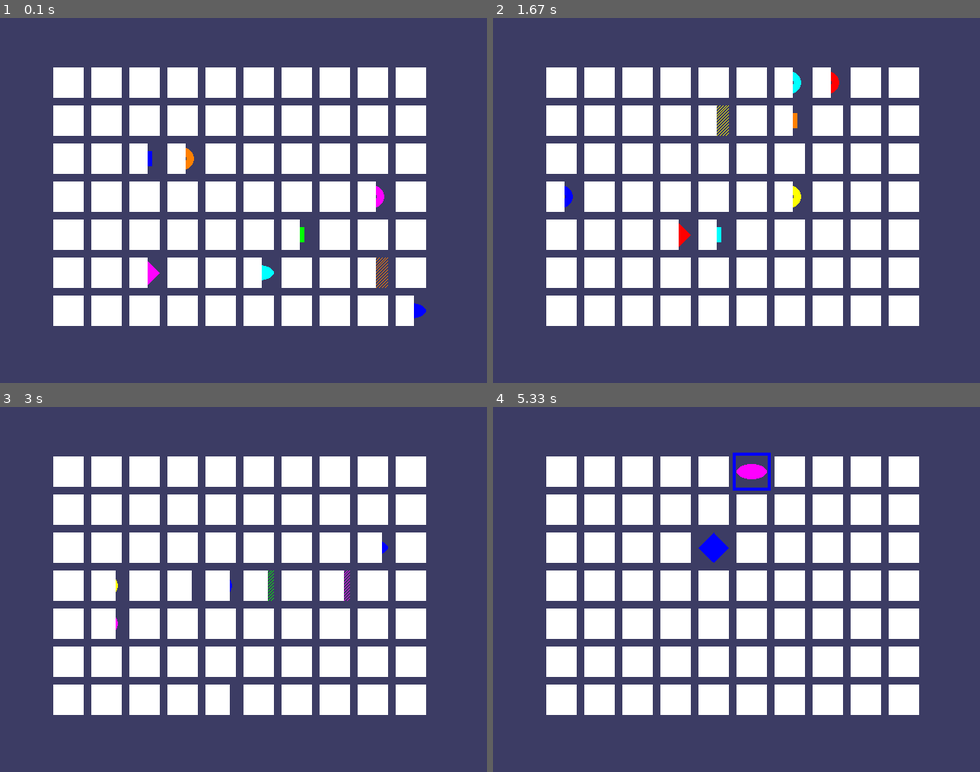
Above: before the commit, frames 1-4 (two rows, left to right).
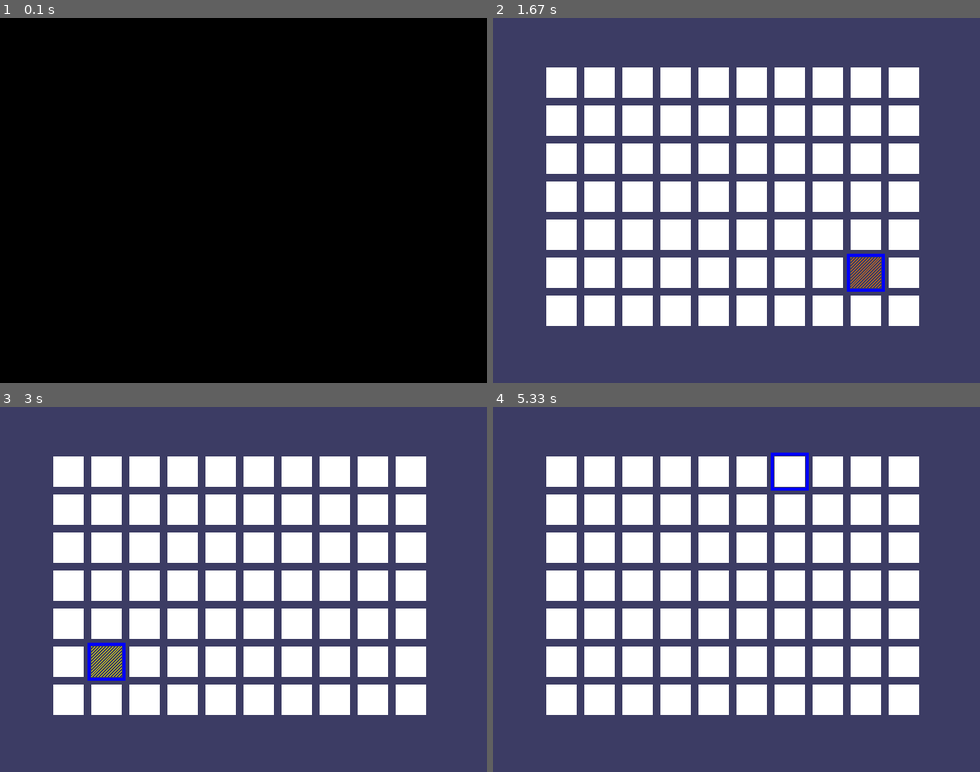
Above: after the commit, the same moments.

Repository: zootechdrum/python_pygame
Game: pygame game, started from memory.py
The game is run twice, just before and just after one commit, with the same random seed, the same clock (stepped at 60 frames per second) and the same inputs.
Inputs (mouse positions are in pixels of both pictures, inside the frame that each line leads up to):
- Up to frame 1 (0.1 s): no input
- Up to frame 2 (1.67 s): press the mouse at (751, 233) at 0.37 s; move the mouse to (668, 189) at 0.47 s; release the mouse at (585, 145) at 0.6 s; press the mouse at (712, 273) at 0.7 s; move the mouse to (643, 193) at 0.8 s; release the mouse at (570, 112) at 0.93 s; press the mouse at (678, 273) at 1.2 s; move the mouse to (770, 266) at 1.3 s; release the mouse at (863, 258) at 1.43 s
- Up to frame 3 (3 s): press the mouse at (68, 509) at 1.83 s; move the mouse to (102, 607) at 1.93 s; release the mouse at (136, 706) at 2.07 s; press the mouse at (185, 662) at 2.63 s; move the mouse to (146, 655) at 2.73 s; release the mouse at (107, 647) at 2.87 s
- Up to frame 4 (5.33 s): move the mouse to (678, 662) at 3.3 s; press the mouse at (678, 662) at 3.33 s; move the mouse to (692, 607) at 3.43 s; release the mouse at (707, 556) at 3.57 s; press the mouse at (678, 662) at 4.2 s; move the mouse to (721, 560) at 4.3 s; release the mouse at (765, 461) at 4.43 s; press the mouse at (678, 662) at 4.93 s; move the mouse to (726, 574) at 5.03 s; release the mouse at (780, 487) at 5.17 s

The runs differ from the first frame. In frame 1, 100% of the frame differs, in the area x 0-100%, y 0-100%; in frame 2, 2.4%; in frame 3, 1.6%; in frame 4, 1.5%.

Commit message:
board will only update on the third click

Diff:
--- a/memory.py
+++ b/memory.py
@@ -79,47 +79,49 @@
                 mousex, mousey = event.pos
                 mouseClicked = True
 
-        boxx, boxy = getBoxAtPixel(mousex, mousey)
-        if boxx != None and boxy != None:
-            # The mouse is currently over a box.
-            if not revealedBoxes[boxx][boxy]:
-                drawHighlightBox(boxx, boxy)
-            if not revealedBoxes[boxx][boxy] and mouseClicked:
-                revealBoxesAnimation(mainBoard, [(boxx, boxy)])
-                revealedBoxes[boxx][boxy] = True # set the box as "revealed"
-                if firstSelection == None: # the current box was the first box clicked
-                    firstSelection = (boxx, boxy)
-                else: # the current box was the second box clicked
-                    # Check if there is a match between the two icons.
-                    icon1shape, icon1color = getShapeAndColor(mainBoard, firstSelection[0], firstSelection[1])
-                    icon2shape, icon2color = getShapeAndColor(mainBoard, boxx, boxy)
-
-                    if icon1shape != icon2shape or icon1color != icon2color:
-                        # Icons don't match. Re-cover up both selections.
-                        pygame.time.wait(1000) # 1000 milliseconds = 1 sec
-                        coverBoxesAnimation(mainBoard, [(firstSelection[0], firstSelection[1]), (boxx, boxy)])
-                        revealedBoxes[firstSelection[0]][firstSelection[1]] = False
-                        revealedBoxes[boxx][boxy] = False
-                    elif hasWon(revealedBoxes): # check if all pairs found
-                        gameWonAnimation(mainBoard)
-                        pygame.time.wait(2000)
-
-                        # Reset the board
-                        mainBoard = getRandomizedBoard()
-                        revealedBoxes = generateRevealedBoxesData(False)
-
-                        # Show the fully unrevealed board for a second.
-                        drawBoard(mainBoard, revealedBoxes)
-                        pygame.display.update()
-                        pygame.time.wait(1000)
-
-                        # Replay the start game animation.
-                        startGameAnimation(mainBoard)
-                    firstSelection = None # reset firstSelection variable
-
-        # Redraw the screen and wait a clock tick.
-        pygame.display.update()
-        FPSCLOCK.tick(FPS)
+            boxx, boxy = getBoxAtPixel(mousex, mousey)
+            if boxx != None and boxy != None:
+                # The mouse is currently over a box.
+                if not revealedBoxes[boxx][boxy]:
+                    drawHighlightBox(boxx, boxy)
+                if not revealedBoxes[boxx][boxy] and mouseClicked:
+                    revealBoxesAnimation(mainBoard, [(boxx, boxy)])
+                    revealedBoxes[boxx][boxy] = True # set the box as "revealed"
+                    if firstSelection == None: # the current box was the first box clicked
+                       firstSelection = (boxx, boxy)
+                       pygame.display.update()
+                    else: # the current box was the second box clicked
+                        # Check if there is a match between the two icons.
+                        icon1shape, icon1color = getShapeAndColor(mainBoard, firstSelection[0], firstSelection[1])
+                        icon2shape, icon2color = getShapeAndColor(mainBoard, boxx, boxy)
+
+                        if icon1shape != icon2shape or icon1color != icon2color:
+                           pygame.display.update()
+                            # Icons don't match. Re-cover up both selections.
+                           coverBoxesAnimation(mainBoard, [(firstSelection[0], firstSelection[1]), (boxx, boxy)])
+                           pygame.display.update()
+                           revealedBoxes[firstSelection[0]][firstSelection[1]] = False
+                           revealedBoxes[boxx][boxy] = False
+                        elif hasWon(revealedBoxes): # check if all pairs found
+                            gameWonAnimation(mainBoard)
+                            pygame.time.wait(1000)
+
+                            # Reset the board
+                            mainBoard = getRandomizedBoard()
+                            revealedBoxes = generateRevealedBoxesData(False)
+
+                            # Show the fully unrevealed board for a second.
+                            drawBoard(mainBoard, revealedBoxes)
+                            pygame.display.update()
+                            pygame.time.wait(1000)
+
+                            # Replay the start game animation.
+                            startGameAnimation(mainBoard)
+                        firstSelection = None # reset firstSelection variable
+
+            # Redraw the screen and wait a clock tick.
+
+
 
 
 def generateRevealedBoxesData(val):
@@ -215,13 +217,13 @@
         drawIcon(shape, color, box[0], box[1])
         if coverage > 0: # only draw the cover if there is an coverage
             pygame.draw.rect(DISPLAYSURF, BOXCOLOR, (left, top, coverage, BOXSIZE))
-    pygame.display.update()
-    FPSCLOCK.tick(FPS)
+    # pygame.display.update()
+    # FPSCLOCK.tick(FPS)
 
 
 def revealBoxesAnimation(board, boxesToReveal):
     # Do the "box reveal" animation.
-    for coverage in range(BOXSIZE, (-REVEALSPEED) - 1, -REVEALSPEED):
+    for coverage in range(BOXSIZE, (-REVEALSPEED) - 1, -40):
         drawBoxCovers(board, boxesToReveal, coverage)
 
 
